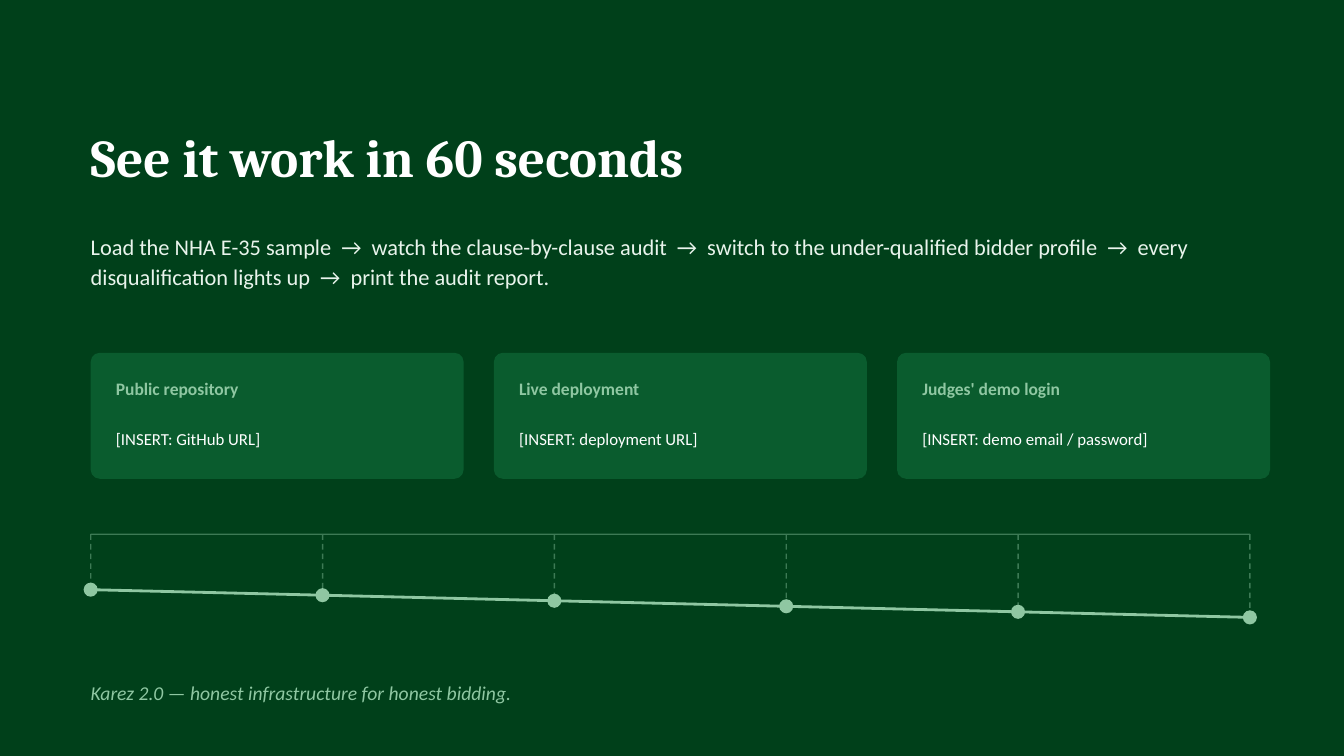
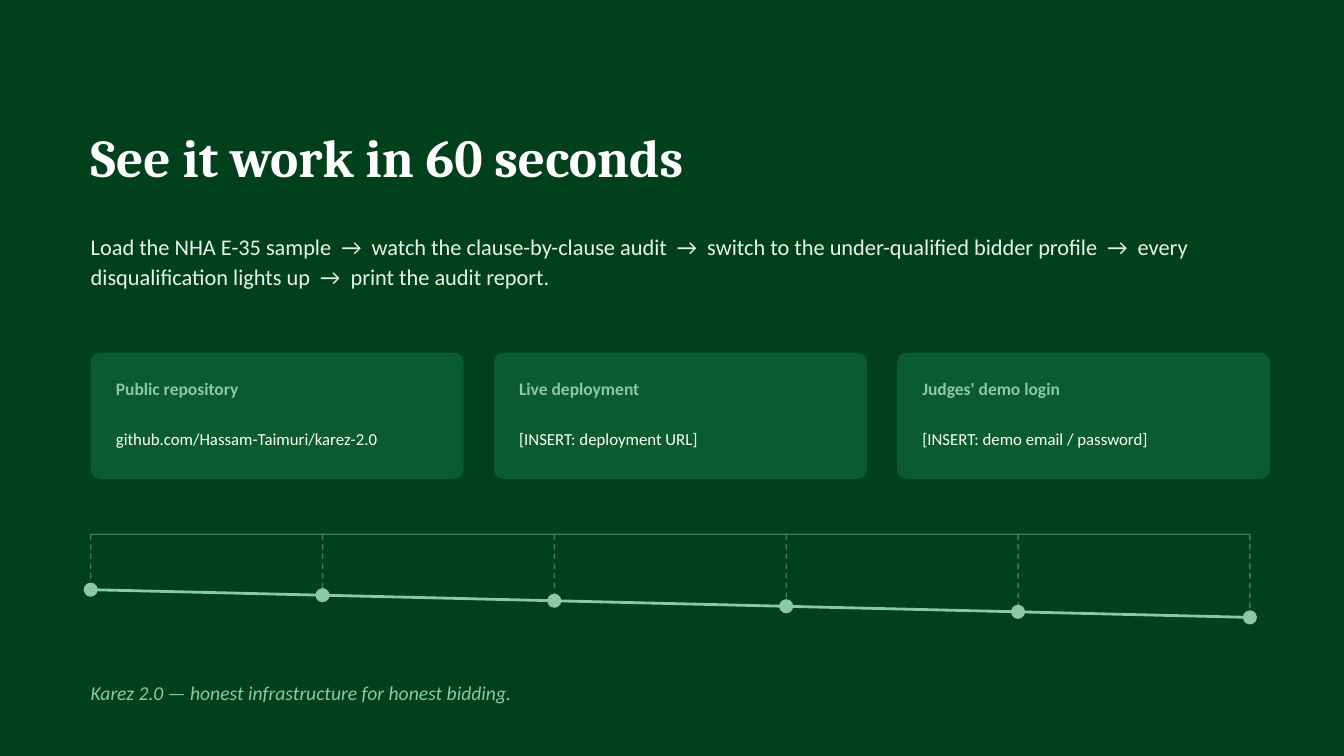
Before and after one commit to Hassam-Taimuri/karez-2.0, a slide deck: slide 11 of presentation/Karez-2.0-Hackathon-Presentation.pptx. Drawn at 1344x756 pixels with LibreOffice and Linux fonts; fonts in the diff are those of the drawing. Boxes give left, top, right and bottom in pixels: in the first picture for what was removed or moved away, otherwise in the second. Text is boxed around its words. In the diff, an @@ line names an element or a change of style, - is before the commit and + after.

```diff
--- a/presentation/Karez-2.0-Hackathon-Presentation.pptx
+++ b/presentation/Karez-2.0-Hackathon-Presentation.pptx
@@ text at (x1=116, y1=433, x2=377, y2=448): text changed @@
-[INSERT: GitHub URL]
+github.com/Hassam-Taimuri/karez-2.0
```
